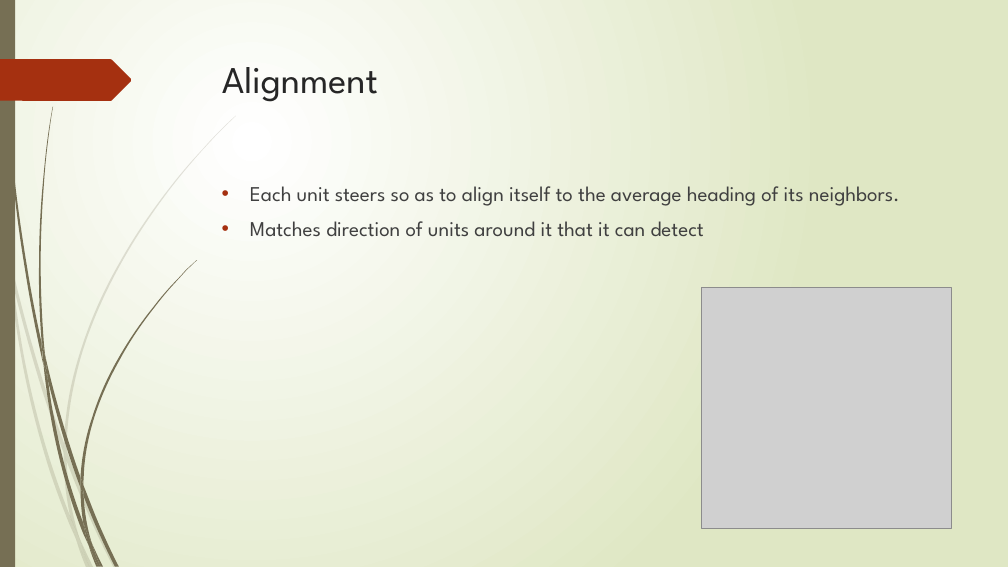
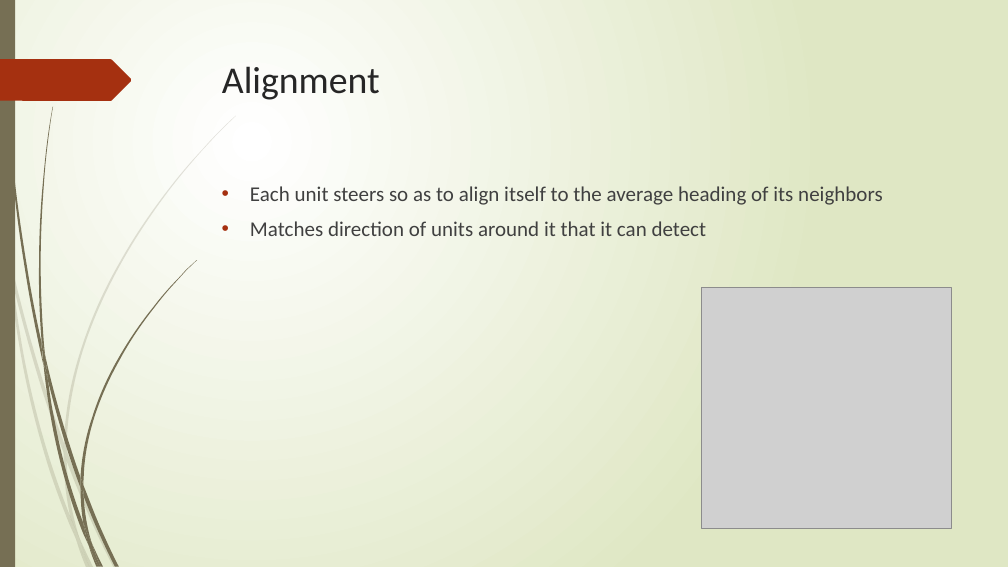
Before and after one commit to NattyBumppo/flockingdemo, a slide deck: slide 8 of flocking.pptx. Drawn at 1008x567 pixels with LibreOffice and Linux fonts; fonts in the diff are those of the drawing; grey boxes stand for pictures. Boxes give left, top, right and bottom in pixels: in the first picture for what was removed or moved away, otherwise in the second. Text is boxed around its words. In the diff, an @@ line names an element or a change of style, - is before the commit and + after.

```diff
--- a/flocking.pptx
+++ b/flocking.pptx
@@ title "Alignment" at bbox=[222, 66, 380, 100]: font League Spartan to Calibri @@
@@ text at bbox=[250, 186, 883, 205]: text changed; font League Spartan to Calibri @@
-• Each unit steers so as to align itself to the average heading of its neighbors.
+• Each unit steers so as to align itself to the average heading of its neighbors
@@ text at bbox=[250, 221, 707, 236]: font League Spartan to Calibri in "Matches direction of units around it that ..." @@
```
Also in this commit, not shown: 18 other slides changed, 3 slides removed, 2 other files.
